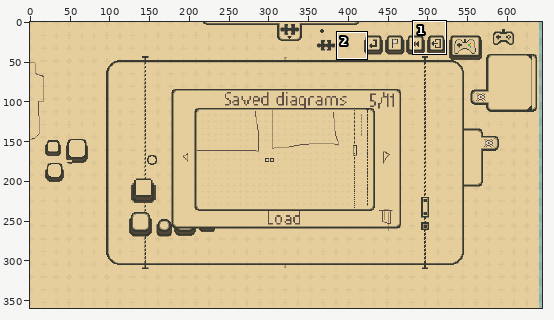
Pixel-art file, stored at Textures/Background/full_background.aseprite. Above: a wide view before the commit, with the close-up outlined.
Close-up. First the earlier version:
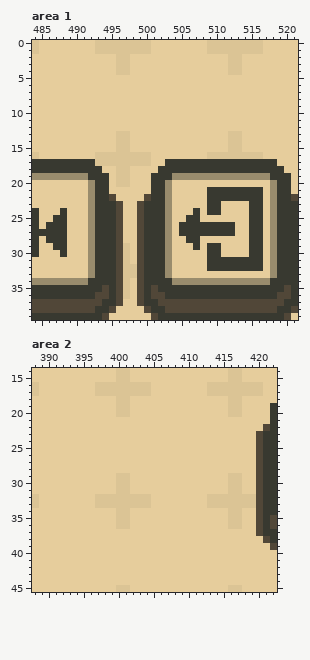
736x360 pixels, 1 frame. Colours within 5 levels of each other are drawn and written as one. Shown: area 1: x 484..521, y 0..39; area 2: x 388..422, y 14..45. The wide view leaves out empty margins.
After:
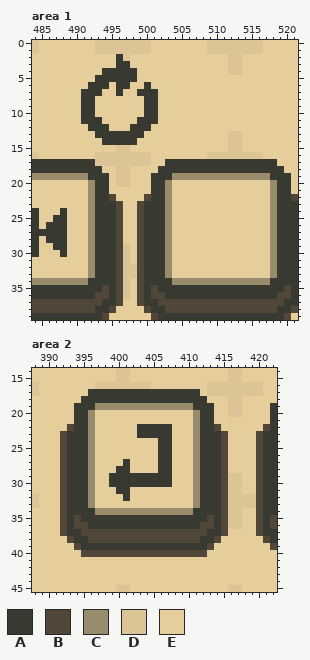
Palette (. is transparent): A #383930  B #514738  C #998c6d  D #dbc495  E #e6cd9c
The exact change:
--- area 1, layer "Layer 1"
@@ x 489..503 @@
  1 EEEEDDDDDDDDEEE
- 2 EEEEEEEDDEEEEEE
- 3 EEEEEEEDDEEEEEE
- 4 EEEEEEEDDEEEEEE
- 5 EEEEEEEEEEEEEEE
- 6 EEEEEEEEEEEEEEE
- 7 EEEEEEEEEEEEEEE
- 8 EEEEEEEEEEEEEEE
- 9 EEEEEEEEEEEEEEE
-10 EEEEEEEEEEEEEEE
-11 EEEEEEEEEEEEEEE
-12 EEEEEEEEEEEEEEE
-13 EEEEEEEDDEEEEEE
-14 EEEEEEEDDEEEEEE
+ 2 EEEEEEEADEEEEEE
+ 3 EEEEEEEAAEEEEEE
+ 4 EEEEEAAAAAEEEEE
+ 5 EEEEAAAAAAEEEEE
+ 6 EEEAAAEAAEEAEEE
+ 7 EEAAAEEAEEAAAEE
+ 8 EEAAEEEEEEEAAEE
+ 9 EEAAEEEEEEEAAEE
+10 EEAAEEEEEEEAAEE
+11 EEAAAEEEEEAAAEE
+12 EEEAAAEEEAAAEEE
+13 EEEEAAAAAAAEEEE
+14 EEEEEAAAAAEEEEE
 15 EEEEEEEDDEEEEEE
@@ x 503..518 @@
 20 CEEEEEEEEEEEEEEC
-21 CEEEEEAAAAAAAAEC
-22 CEEEEEAAAAAAAAEC
-23 CEEEEEAAEEEEAAEC
-24 CEEEAEAAEEEEAAEC
-25 CEEAAEEEEEEEAAEC
-26 CEAAAAAAAAEEAAEC
-27 CEAAAAAAAAEEAAEC
-28 CEEAAEEEEEEEAAEC
-29 CEEEAEAAEEEEAAEC
-30 CEEEEEAAEEEEAAEC
-31 CEEEEEAAAAAAAAEC
-32 CEEEEEAAAAAAAAEC
+21 CEEEEEEEEEEEEEEC
+22 CEEEEEEEEEEEEEEC
+23 CEEEEEEEEEEEEEEC
+24 CEEEEEEEEEEEEEEC
+25 CEEEEEEEEEEEEEEC
+26 CEEEEEEEEEEEEEEC
+27 CEEEEEEEEEEEEEEC
+28 CEEEEEEEEEEEEEEC
+29 CEEEEEEEEEEEEEEC
+30 CEEEEEEEEEEEEEEC
+31 CEEEEEEEEEEEEEEC
+32 CEEEEEEEEEEEEEEC
 33 CEEEEEEEEEEEEEEC
--- area 2, layer "Buttons"
@@ x 388..422 @@
 16 DEEEEEEEEDDDDDDDDEEEEEEEEDDDDDDDDEE
-17 DEEEEEEEEDDDDDDDDEEEEEEEEDDDDDDDDEE
-18 EEEEEEEEEEEEDDEEEEEEEEEEEEEEDDEEEEE
-19 EEEEEEEEEEEEDDEEEEEEEEEEEEEEDDEEEEA
-20 EEEEEEEEEEEEDDEEEEEEEEEEEEEEDDEEEEA
-21 EEEEEEEEEEEEEEEEEEEEEEEEEEEEEEEEEEA
-22 EEEEEEEEEEEEEEEEEEEEEEEEEEEEEEEEEBA
-23 EEEEEEEEEEEEEEEEEEEEEEEEEEEEEEEEBAA
-24 EEEEEEEEEEEEEEEEEEEEEEEEEEEEEEEEBAA
-25 EEEEEEEEEEEEEEEEEEEEEEEEEEEEEEEEBAA
-26 EEEEEEEEEEEEEEEEEEEEEEEEEEEEEEEEBAA
-27 EEEEEEEEEEEEEEEEEEEEEEEEEEEEEEEEBAA
-28 EEEEEEEEEEEEEEEEEEEEEEEEEEEEEEEEBAA
-29 EEEEEEEEEEEEDDEEEEEEEEEEEEEEDDEEBAA
-30 EEEEEEEEEEEEDDEEEEEEEEEEEEEEDDEEBAA
-31 EEEEEEEEEEEEDDEEEEEEEEEEEEEEDDEEBAA
-32 DEEEEEEEEDDDDDDDDEEEEEEEEDDDDDDDBAA
-33 DEEEEEEEEDDDDDDDDEEEEEEEEDDDDDDDBAA
-34 EEEEEEEEEEEEDDEEEEEEEEEEEEEEDDEEBAA
-35 EEEEEEEEEEEEDDEEEEEEEEEEEEEEDDEEBAB
-36 EEEEEEEEEEEEDDEEEEEEEEEEEEEEDDEEBAB
-37 EEEEEEEEEEEEEEEEEEEEEEEEEEEEEEEEBAA
-38 EEEEEEEEEEEEEEEEEEEEEEEEEEEEEEEEEBA
-39 EEEEEEEEEEEEEEEEEEEEEEEEEEEEEEEEEEB
-40 EEEEEEEEEEEEEEEEEEEEEEEEEEEEEEEEEEE
+17 DEEEEEEEAAAAAAAAAAAAAAAAEDDDDDDDDEE
+18 EEEEEEEAAAAAAAAAAAAAAAAAAEEEDDEEEEE
+19 EEEEEEAAACCCCCCCCCCCCCCAAAEEDDEEEEA
+20 EEEEEEAACEEEEEEEEEEEEEECAAEEDDEEEEA
+21 EEEEEEAACEEEEEEEEEEEEEECAAEEEEEEEEA
+22 EEEEEBAACEEEEEEAAAAAEEECAABEEEEEEBA
+23 EEEEBAAACEEEEEEAAAAAEEECAAABEEEEBAA
+24 EEEEBAAACEEEEEEEEEAAEEECAAABEEEEBAA
+25 EEEEBAAACEEEEEEEEEAAEEECAAABEEEEBAA
+26 EEEEBAAACEEEEEEEEEAAEEECAAABEEEEBAA
+27 EEEEBAAACEEEEAEEEEAAEEECAAABEEEEBAA
+28 EEEEBAAACEEEAAEEEEAAEEECAAABEEEEBAA
+29 EEEEBAAACEEAAAAAAAAAEEECAAABDDEEBAA
+30 EEEEBAAACEEAAAAAAAAAEEECAAABDDEEBAA
+31 EEEEBAAACEEEAAEEEEEEEEECAAABDDEEBAA
+32 DEEEBAAACEEEEAEEEEEEEEECAAABDDDDBAA
+33 DEEEBAAACEEEEEEEEEEEEEECAAABDDDDBAA
+34 EEEEBAAAACCCCCCCCCCCCCCAAAABDDEEBAA
+35 EEEEBABAAAAAAAAAAAAAAAAAABABDDEEBAB
+36 EEEEBABBAAAAAAAAAAAAAAAABBABDDEEBAB
+37 EEEEBAABBBBBBBBBBBBBBBBBBAABEEEEBAA
+38 EEEEEBAABBBBBBBBBBBBBBBBAABEEEEEEBA
+39 EEEEEEBAAAAAAAAAAAAAAAAAABEEEEEEEEB
+40 EEEEEEEBBBBBBBBBBBBBBBBBBEEEEEEEEEE
 41 EEEEEEEEEEEEEEEEEEEEEEEEEEEEEEEEEEE
